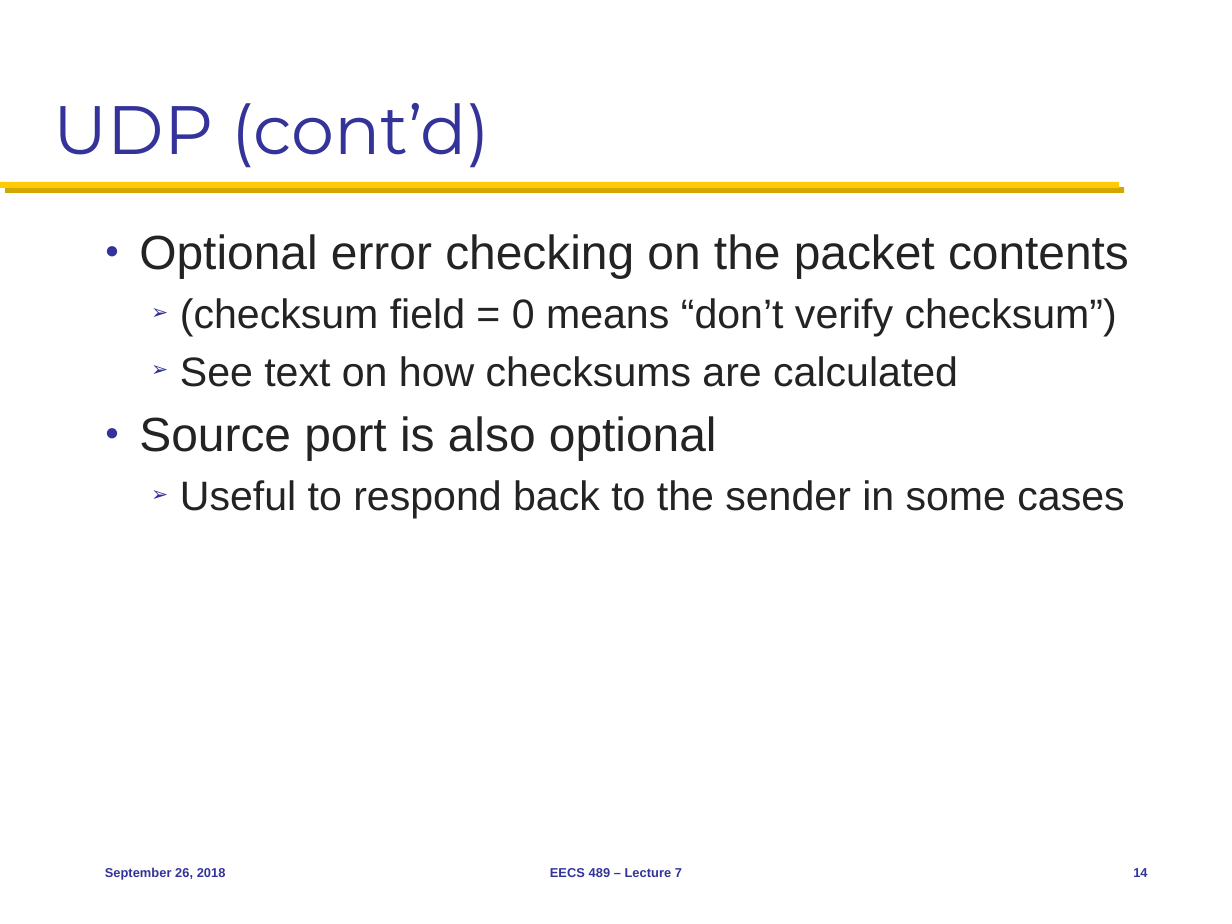
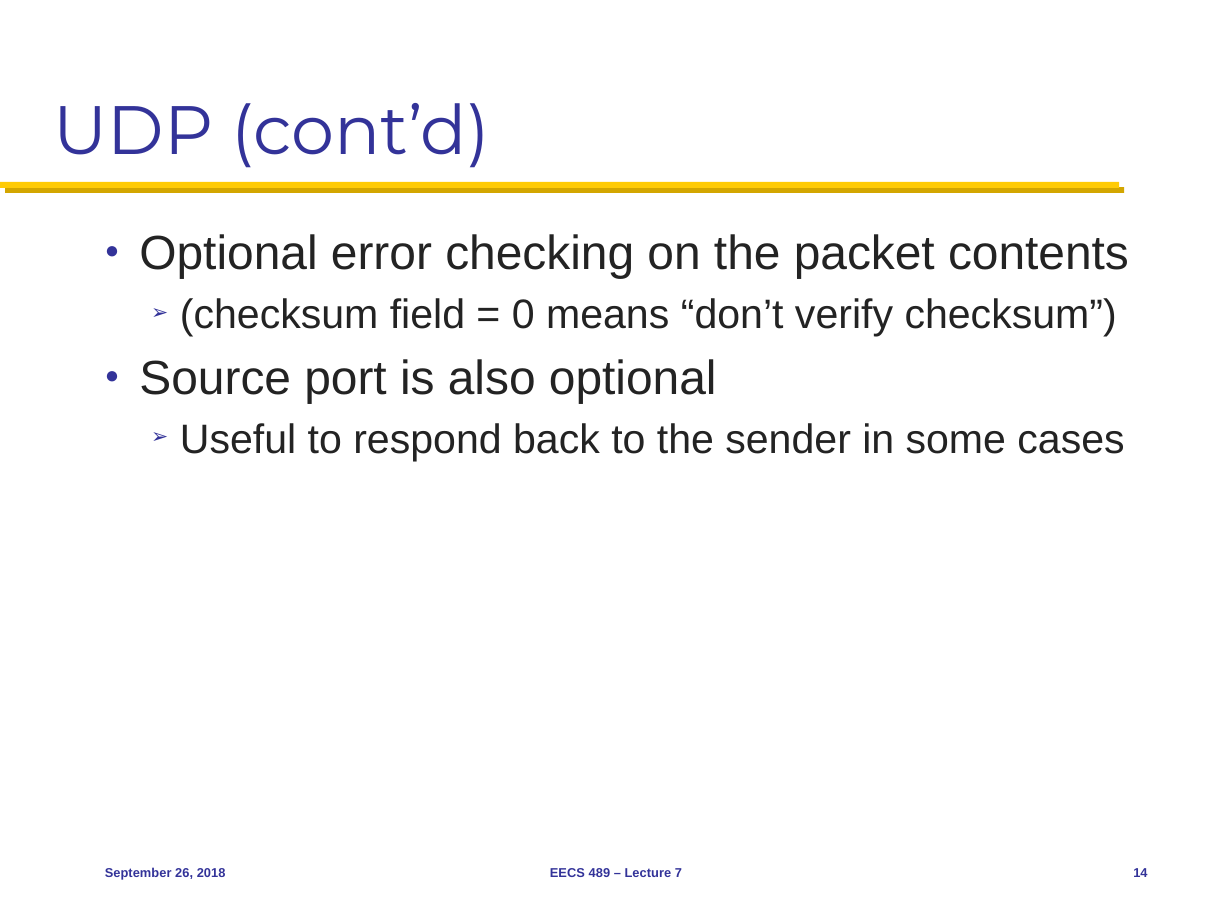
Before and after one commit to mosharaf/eecs489, a slide deck: slide 14 of Slides/092618.pptx. Drawn at 1232x924 pixels with LibreOffice and Linux fonts; fonts in the diff are those of the drawing. Boxes give left, top, right and bottom in pixels: in the first picture for what was removed or moved away, otherwise in the second. Text is boxed around its words. In the diff, an @@ line names an element or a change of style, - is before the commit and + after.

```diff
--- a/Slides/092618.pptx
+++ b/Slides/092618.pptx
@@ text at (x1=180, y1=356, x2=958, y2=387): paragraph removed @@
-  ➢ See text on how checksums are calculated
```
Also in this commit, not shown: 10 other slides changed, 1 slide removed.
